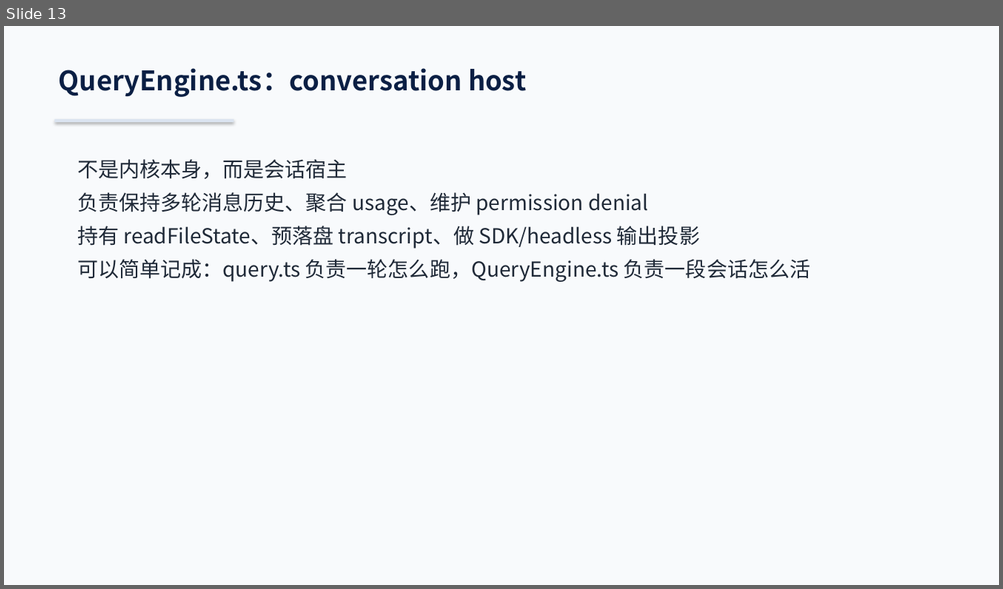
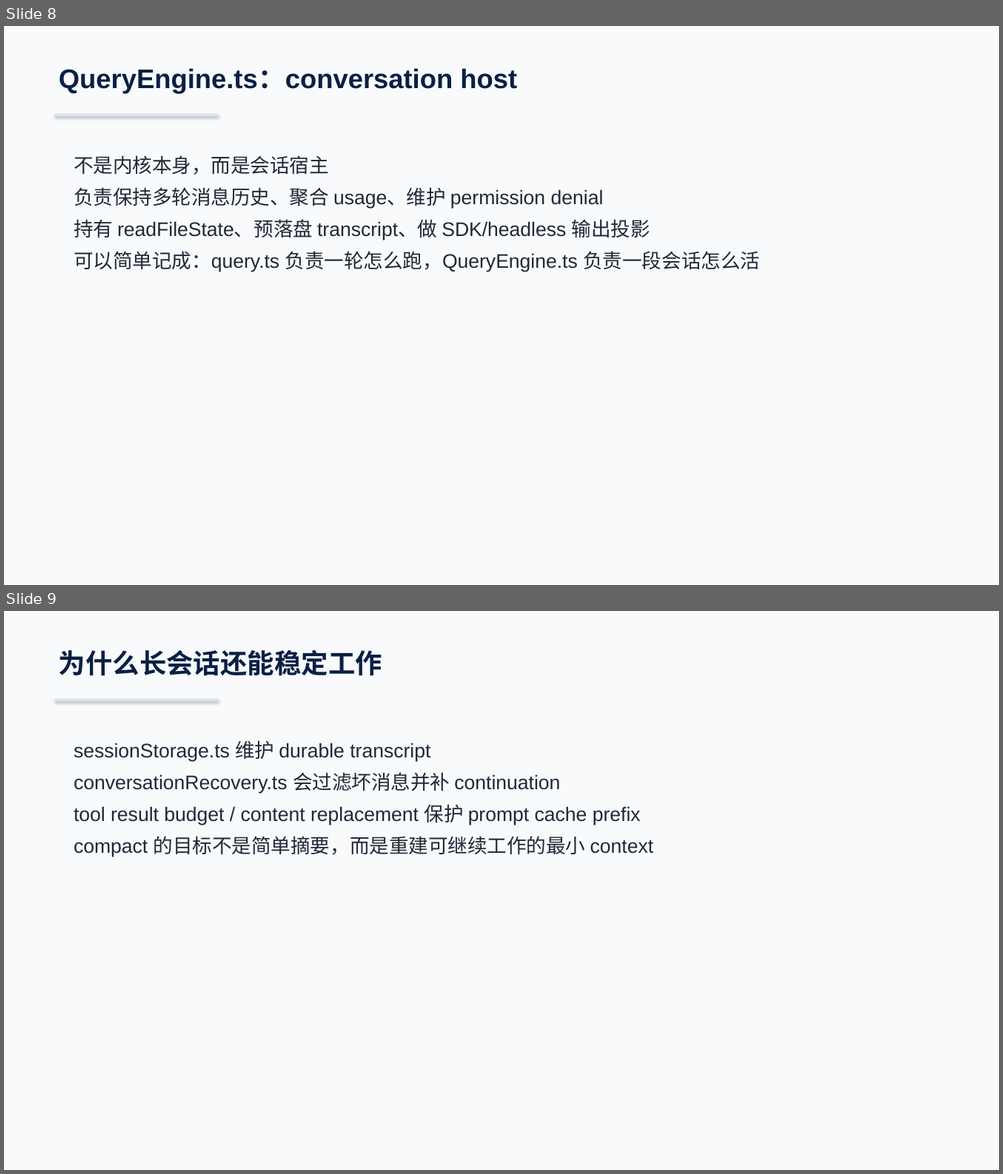
Before and after one commit to boboliu-1010/ccode, a slide deck: docs/zh/00-代码总览与运行时走读-WPS兼容版.pptx. Shown one above the other, each under a label of ours: slide 13 before the commit, slides 8 and 9 after it. The pictures are 1003x589 and 1003x1174 pixels, drawn with LibreOffice and Linux fonts; fonts in the diff are those of the drawing. Boxes give left, top, right and bottom in pixels: in the first picture for what was removed or moved away, otherwise in the second. Text is boxed around its words. In the diff, an @@ line names an element or a change of style, - is before the commit and + after.

```diff
--- a/docs/zh/00-代码总览与运行时走读-WPS兼容版.pptx
+++ b/docs/zh/00-代码总览与运行时走读-WPS兼容版.pptx
@@ slide 9 added at [4,611,999,1170], background #F8FAFC @@
@@ text added at [59,650,382,676], 26 pt, text #0B1F44, bold @@
+为什么长会话还能稳定工作
@@ rectangle added at [55,699,219,701], fill #DBE4F0 @@
@@ text added at [74,741,653,857], 19 pt, text #1F2937 @@
+sessionStorage.ts 维护 durable transcript
+conversationRecovery.ts 会过滤坏消息并补 continuation
+tool result budget / content replacement 保护 prompt cache prefix
+compact 的目标不是简单摘要，而是重建可继续工作的最小 context
@@ what was slide 13 is now slide 8 @@
@@ slide 8 changed as well @@
@@ text "QueryEngine.ts：conversation host" at [59,68,517,93]: font Noto Sans CJK SC to Arial @@
@@ rectangle: place and size @@
-rectangle at [55,119,234,122]
+rectangle at [55,114,219,116]
@@ text "不是内核本身，而是会话宿主" at [74,156,760,272]: size 20 to 19 pt, font Noto Sans CJK SC to Arial @@
```
Also in this commit, not shown: 10 other slides changed, 4 other slides added, 20 slides removed, 1 other file.
